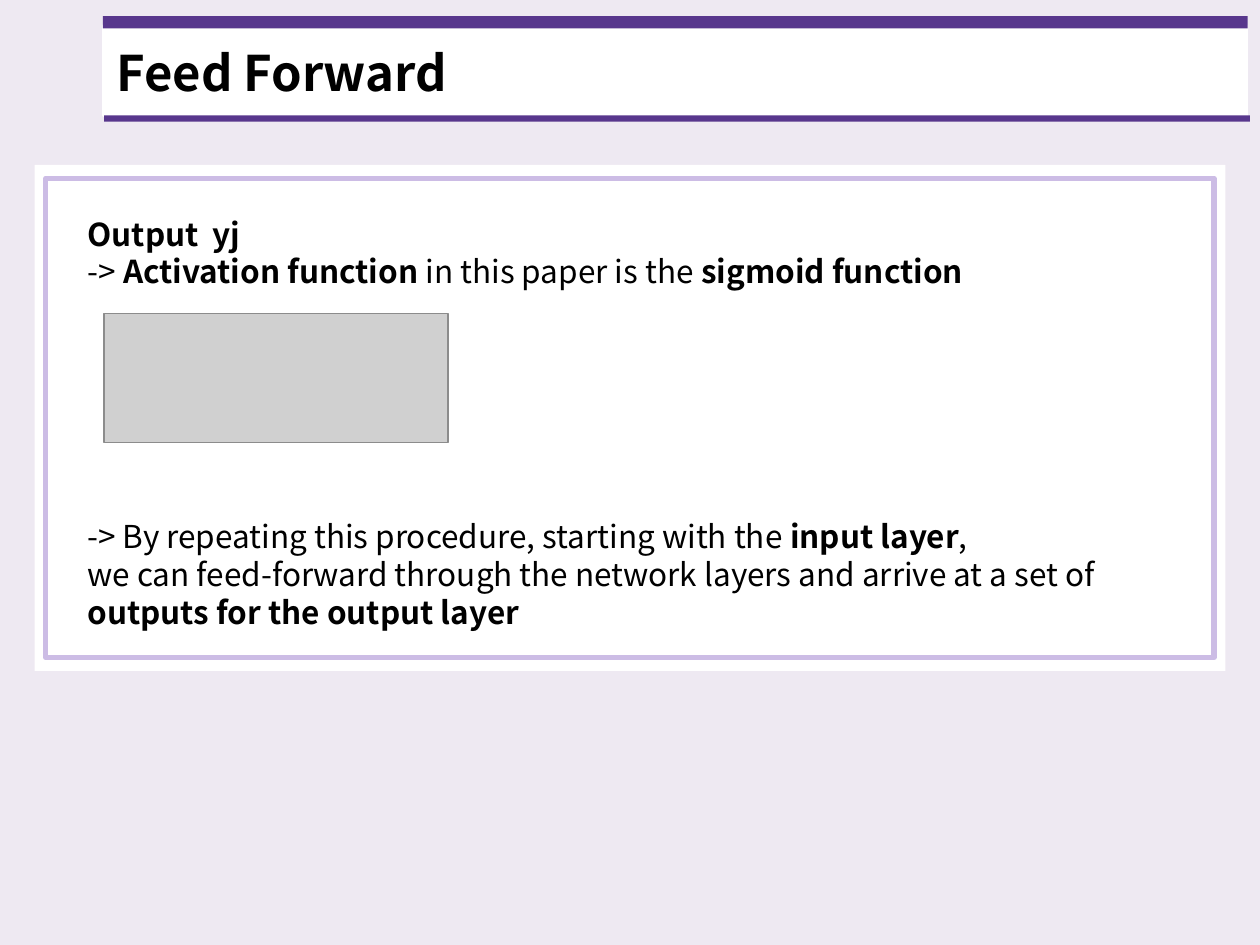
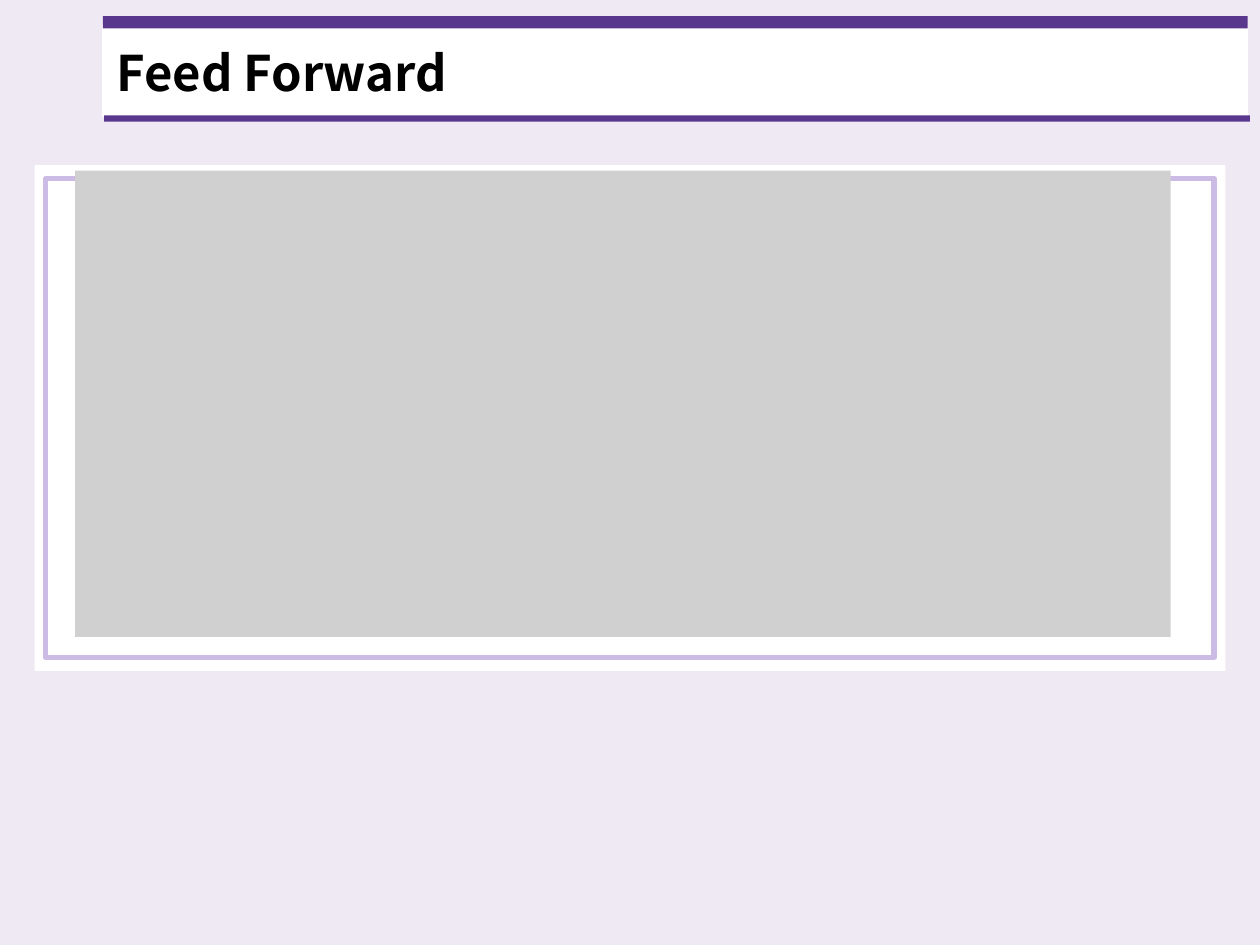
Before and after one commit to standing-o/Machine_Learning_Paper_Review, a slide deck: slide 5 of Paper.3_Back-Propagation/20201110_Paper3_Back-Propagation.pptx. Drawn at 1260x945 pixels with LibreOffice and Linux fonts; fonts in the diff are those of the drawing; grey boxes stand for pictures. Boxes give left, top, right and bottom in pixels: in the first picture for what was removed or moved away, otherwise in the second. Text is boxed around its words. In the diff, an @@ line names an element or a change of style, - is before the commit and + after.

```diff
--- a/Paper.3_Back-Propagation/20201110_Paper3_Back-Propagation.pptx
+++ b/Paper.3_Back-Propagation/20201110_Paper3_Back-Propagation.pptx
@@ picture added at [76, 170, 1171, 636] @@
@@ text removed at [88, 220, 1094, 631] @@
-Output yj
--> Activation function in this paper is the sigmoid function
--> By repeating this procedure, starting with the input layer,
-we can feed-forward through the network layers and arrive at a set of outputs for the output layer
@@ picture removed at [105, 314, 449, 442] @@
```
Also in this commit, not shown: 5 other slides changed.
